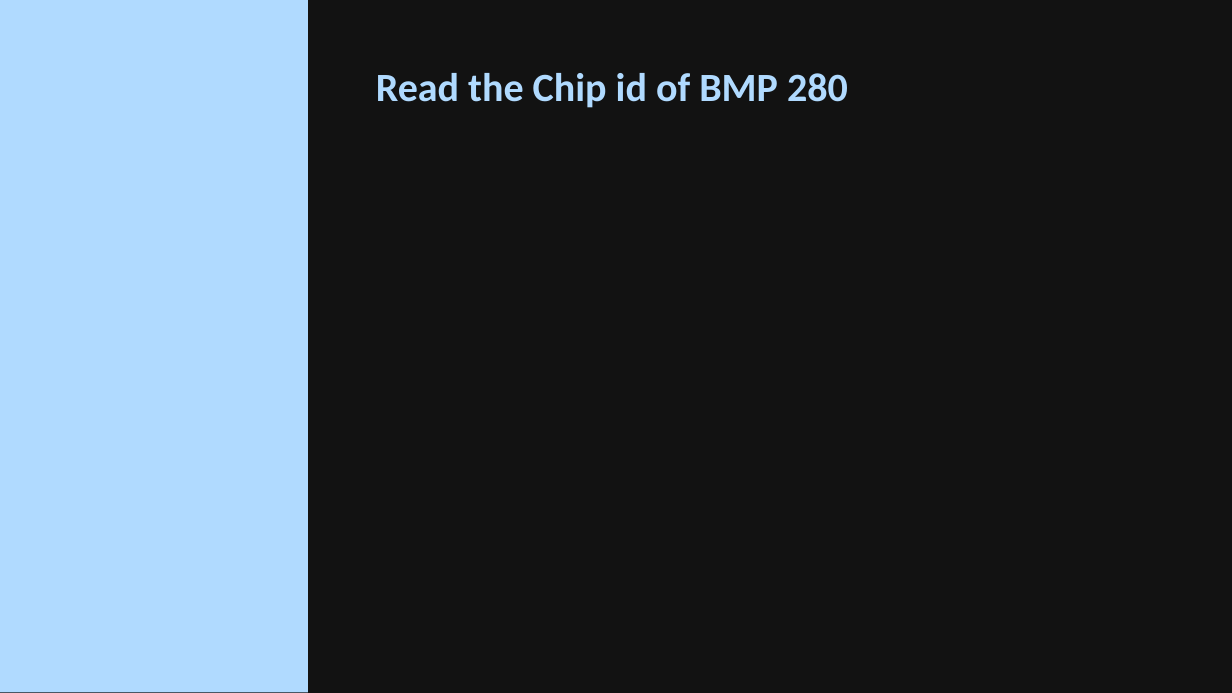
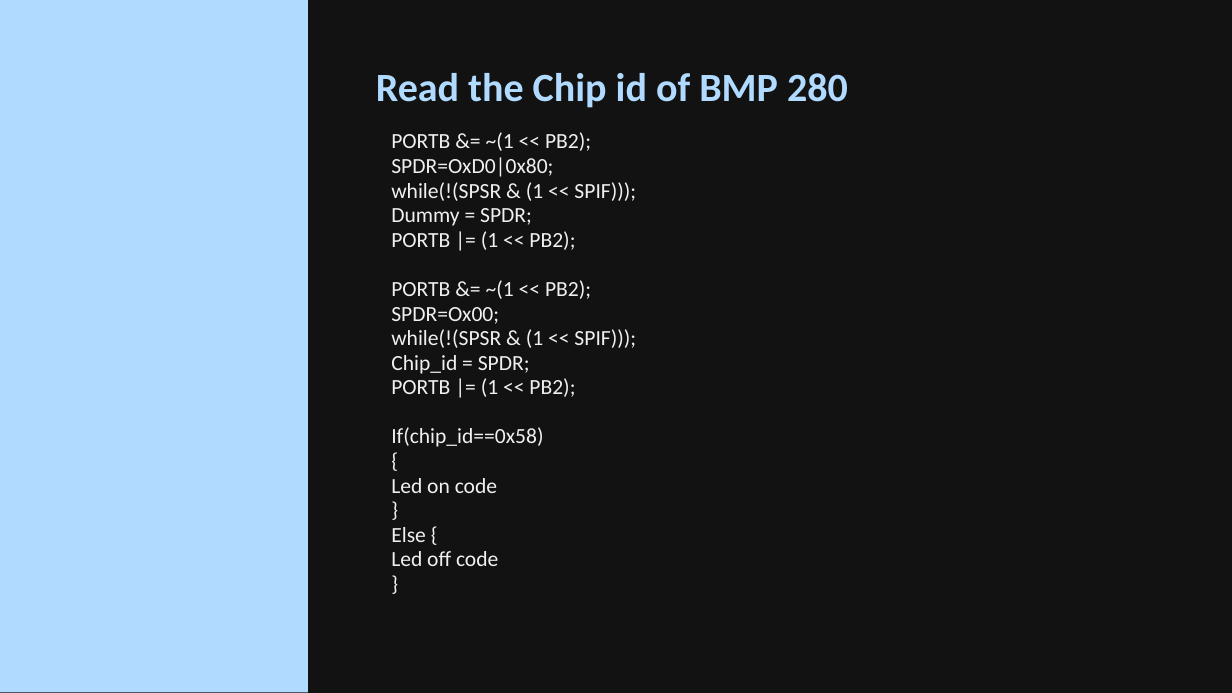
Before and after one commit to mohulmgeorge/embedded-systems, a slide deck: slide 24 of Presentations/AVR Live Class 18.pptx. Drawn at 1232x693 pixels with LibreOffice and Linux fonts; fonts in the diff are those of the drawing; background and template pictures are left out. Boxes give left, top, right and bottom in pixels: in the first picture for what was removed or moved away, otherwise in the second. Text is boxed around its words. In the diff, an @@ line names an element or a change of style, - is before the commit and + after.

```diff
--- a/Presentations/AVR Live Class 18.pptx
+++ b/Presentations/AVR Live Class 18.pptx
@@ text added at (391, 132, 636, 566), 12.6 pt, text #F0F0F0 @@
+PORTB &= ~(1 << PB2);
+SPDR=OxD0|0x80;
+while(!(SPSR & (1 << SPIF)));
+Dummy = SPDR;
+PORTB |= (1 << PB2);
+PORTB &= ~(1 << PB2);
+SPDR=Ox00;
+while(!(SPSR & (1 << SPIF)));
+Chip_id = SPDR;
+PORTB |= (1 << PB2);
+If(chip_id==0x58)
+{
+Led on code
+}
+Else {
+Led off code
+}
```
Also in this commit, not shown: 1 other slide changed, 4 other files.
